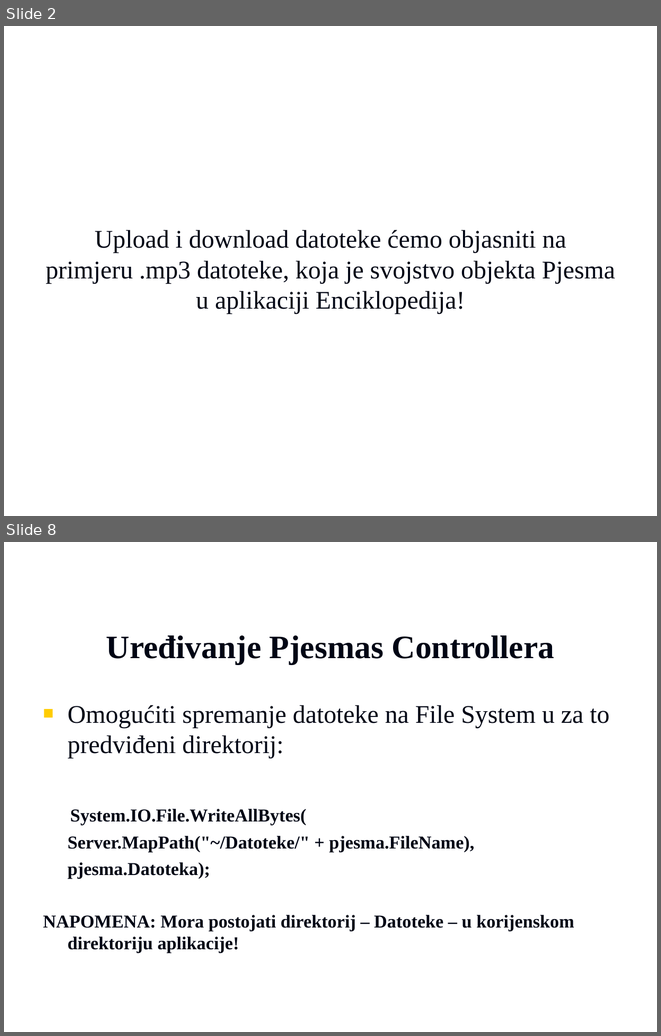
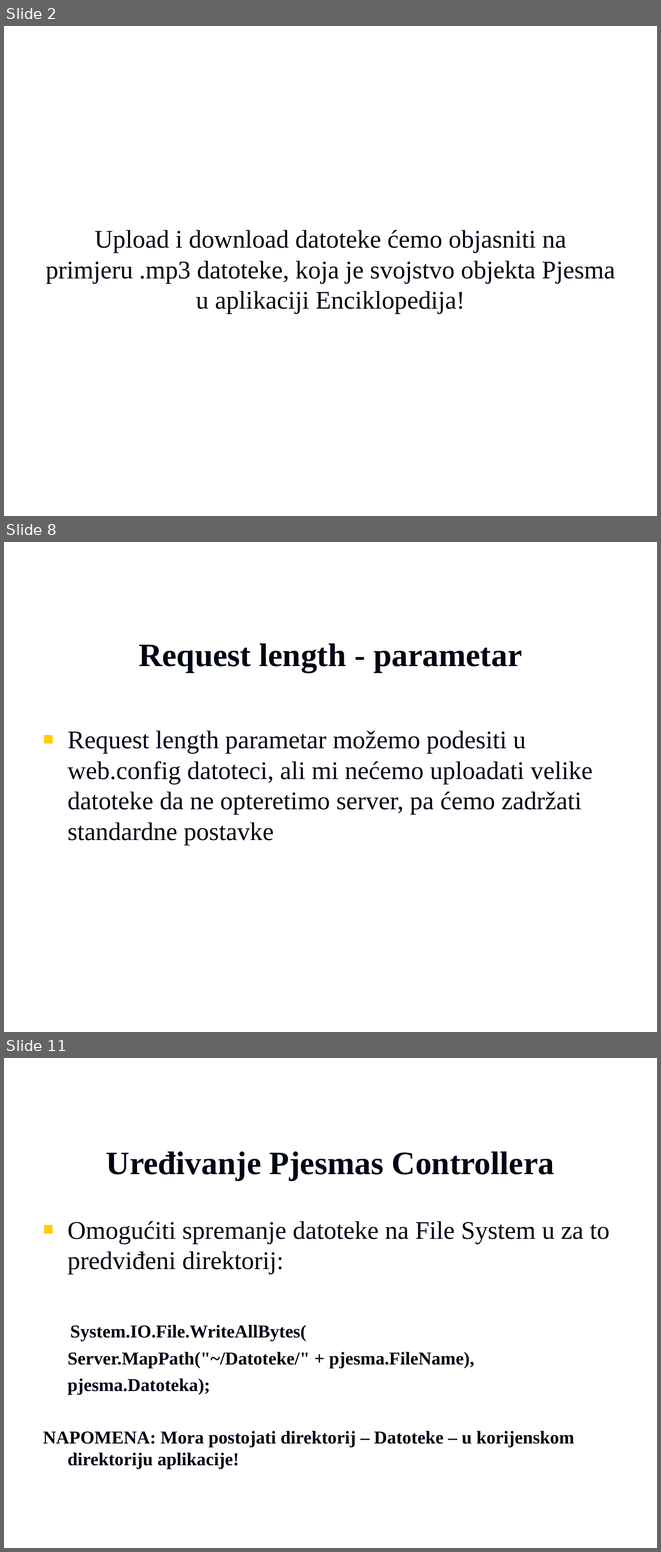
Before and after one commit to vzdesic/PZI, a slide deck: PPTs/MVC dodatak - file upload i download .ppt. Shown one above the other, each under a label of ours: slides 2 and 8 before the commit, slides 2, 8 and 11 after it; the slides between them are not shown. The pictures are 661x1036 and 661x1552 pixels, drawn with LibreOffice and Linux fonts; fonts in the diff are those of the drawing; background and template pictures are left out. Boxes give left, top, right and bottom in pixels: in the first picture for what was removed or moved away, otherwise in the second. Text is boxed around its words. In the diff, an @@ line names an element or a change of style, - is before the commit and + after.

```diff
--- a/PPTs/MVC dodatak - file upload i download .ppt
+++ b/PPTs/MVC dodatak - file upload i download .ppt
@@ slide 8 added at box(4, 542, 657, 1032), background picture (left out) @@
@@ title added at box(139, 643, 522, 672), 36 pt, text #000514, bold @@
+Request length - parametar
@@ text added at box(68, 730, 593, 845), 28 pt, text #000514 @@
+■ Request length parametar možemo podesiti u web.config datoteci, ali mi nećemo uploadati velike datoteke da ne opteretimo server, pa ćemo zadržati standardne postavke
@@ what was slide 8 is now slide 11 @@
```
Also in this commit, not shown: 4 slides changed, 3 other slides added, 1 other file.
